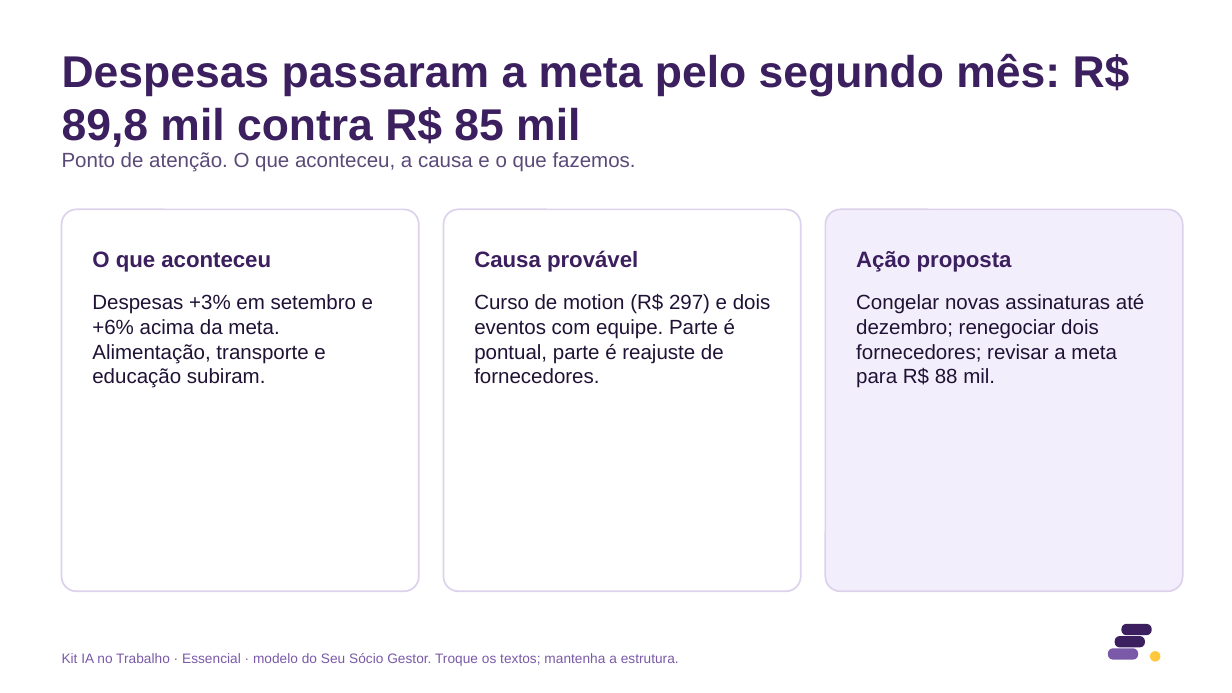
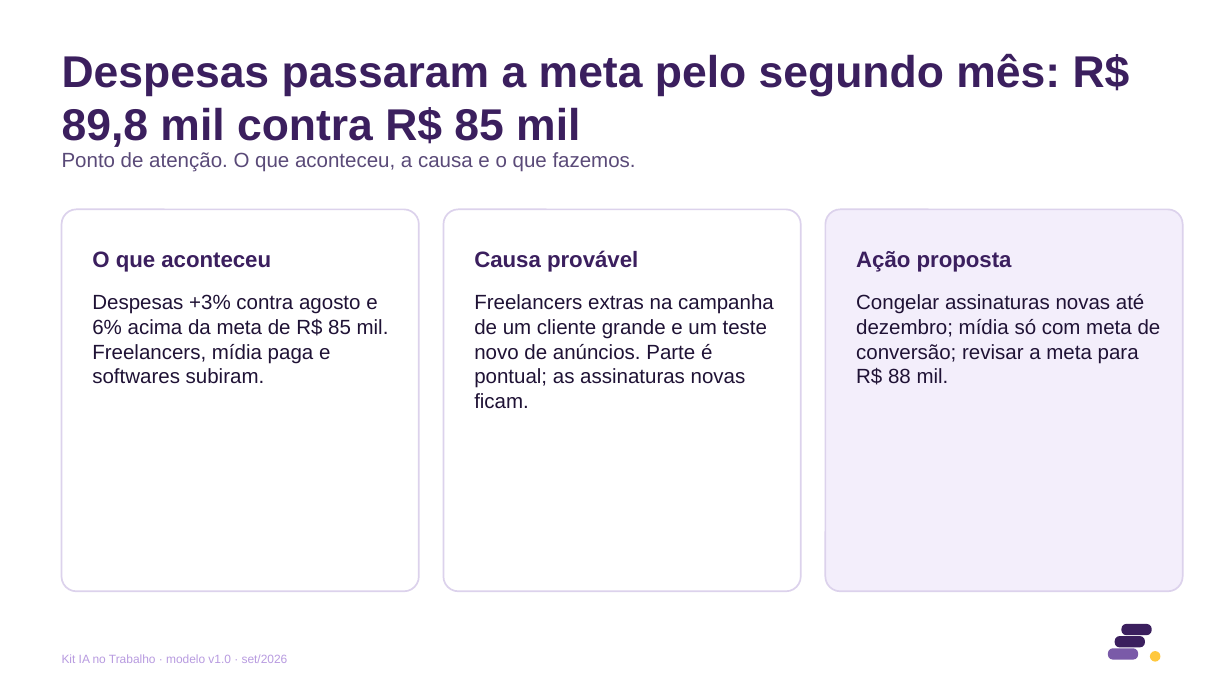
Before and after one commit to eduardomtzz/claude-code, a slide deck: slide 5 of projetos/gestao-ia-planilhas/produto/kit-completo/entrega/15-modelo-relatorio-mensal-8-slides.pptx. Drawn at 1232x693 pixels with LibreOffice and Linux fonts; fonts in the diff are those of the drawing. Boxes give left, top, right and bottom in pixels: in the first picture for what was removed or moved away, otherwise in the second. Text is boxed around its words. In the diff, an @@ line names an element or a change of style, - is before the commit and + after.

```diff
--- a/projetos/gestao-ia-planilhas/produto/kit-completo/entrega/15-modelo-relatorio-mensal-8-slides.pptx
+++ b/projetos/gestao-ia-planilhas/produto/kit-completo/entrega/15-modelo-relatorio-mensal-8-slides.pptx
@@ text at (x1=92, y1=294, x2=389, y2=384): text changed @@
-Despesas +3% em setembro e +6% acima da meta. Alimentação, transporte e educação subiram.
+Despesas +3% contra agosto e 6% acima da meta de R$ 85 mil. Freelancers, mídia paga e softwares subiram.
@@ text at (x1=474, y1=294, x2=774, y2=409): text changed @@
-Curso de motion (R$ 297) e dois eventos com equipe. Parte é pontual, parte é reajuste de fornecedores.
+Freelancers extras na campanha de um cliente grande e um teste novo de anúncios. Parte é pontual; as assinaturas novas ficam.
@@ text at (x1=856, y1=294, x2=1161, y2=385): text changed @@
-Congelar novas assinaturas até dezembro; renegociar dois fornecedores; revisar a meta para R$ 88 mil.
+Congelar assinaturas novas até dezembro; mídia só com meta de conversão; revisar a meta para R$ 88 mil.
@@ text at (x1=62, y1=654, x2=288, y2=663): text changed; size 8 to 7 pt; text colour #7A5AA8 to #B89BE0 @@
-Kit IA no Trabalho · Essencial · modelo do Seu Sócio Gestor. Troque os textos; mantenha a estrutura.
+Kit IA no Trabalho · modelo v1.0 · set/2026
```
Also in this commit, not shown: 7 other slides changed, 23 other files.
